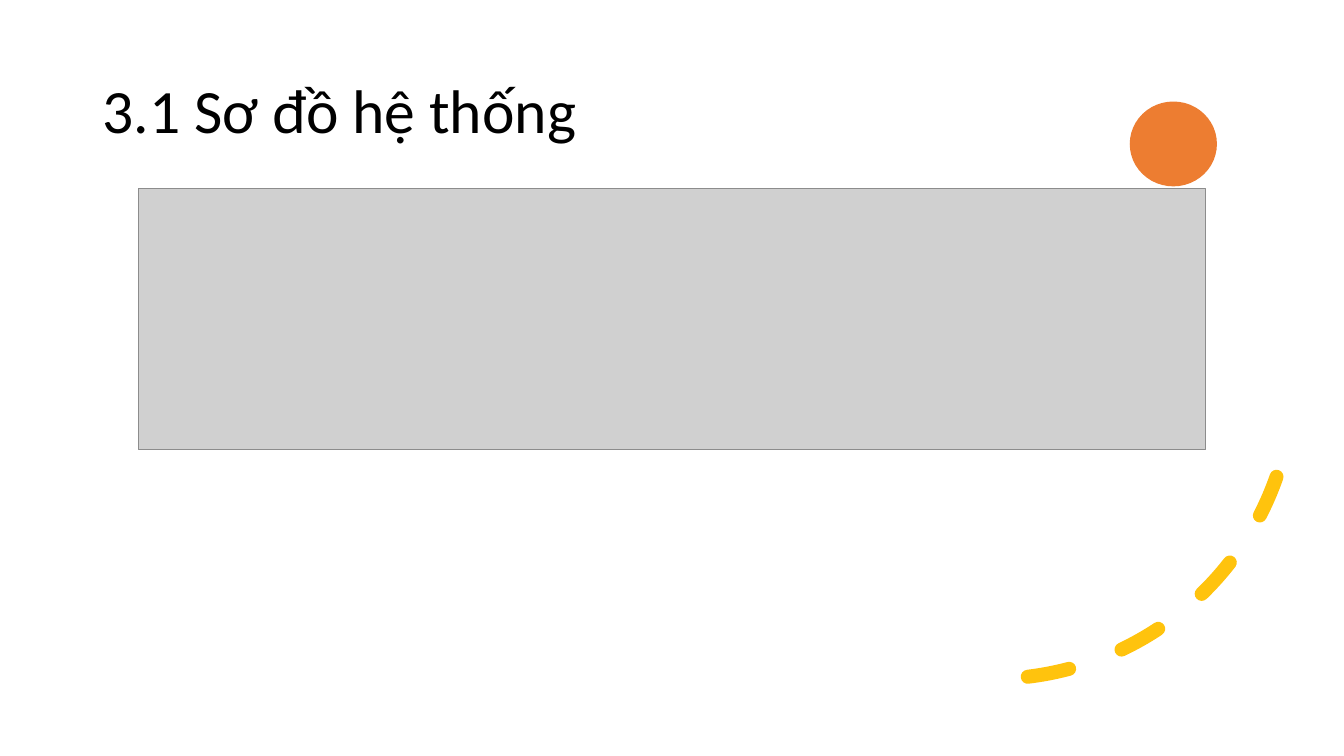
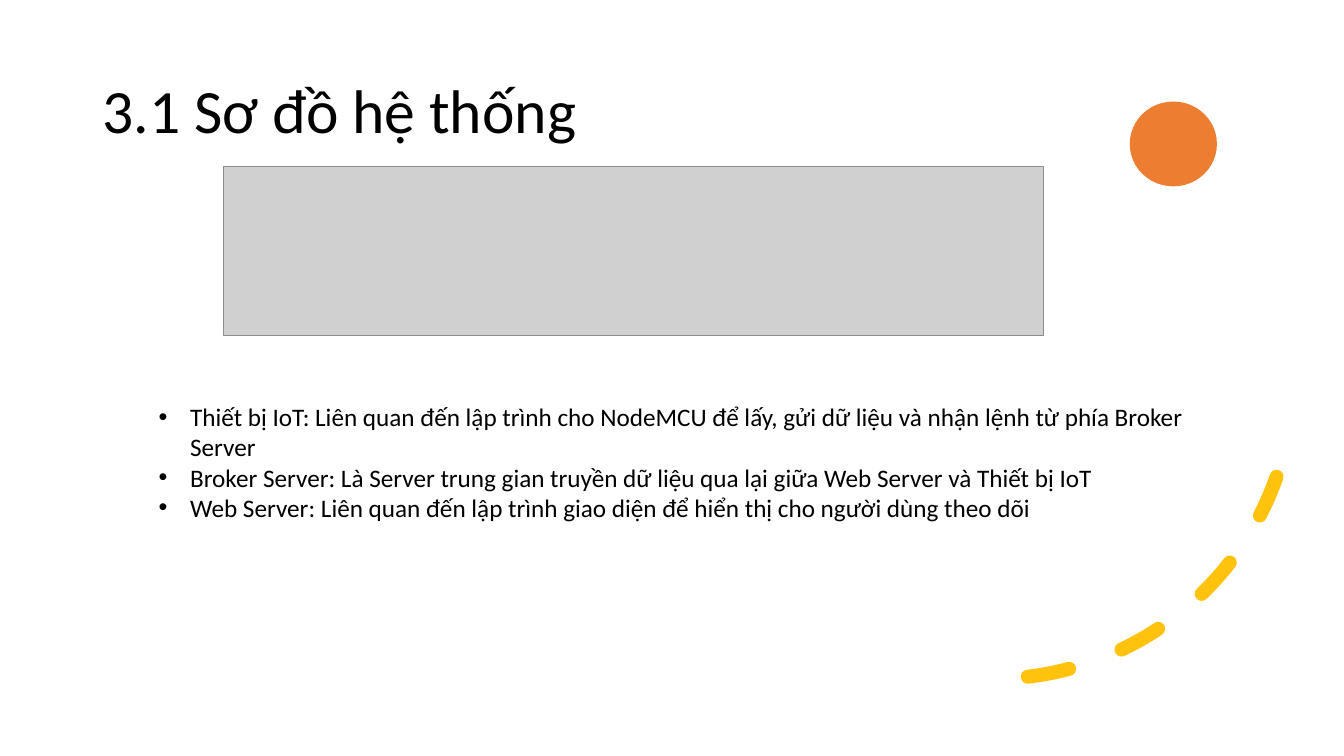
Before and after one commit to thaok61/Project3, a slide deck: slide 16 of Project3_present.pptx (slide 15 before the commit). Drawn at 1344x756 pixels with LibreOffice and Linux fonts; fonts in the diff are those of the drawing; grey boxes stand for pictures. Boxes give left, top, right and bottom in pixels: in the first picture for what was removed or moved away, otherwise in the second. Text is boxed around its words. In the diff, an @@ line names an element or a change of style, - is before the commit and + after.

```diff
--- a/Project3_present.pptx
+++ b/Project3_present.pptx
@@ picture added at (224,166,1045,336) @@
@@ picture removed at (138,189,1206,450) @@
@@ text added at (190,406,1182,522), 18 pt, text #000000 @@
+• Thiết bị IoT: Liên quan đến lập trình cho NodeMCU để lấy, gửi dữ liệu và nhận lệnh từ phía Broker Server
+• Broker Server: Là Server trung gian truyền dữ liệu qua lại giữa Web Server và Thiết bị IoT
+• Web Server: Liên quan đến lập trình giao diện để hiển thị cho người dùng theo dõi
```
Also in this commit, not shown: 1 other slide changed, 5 slides added, 1 slide removed, 31 other files.
